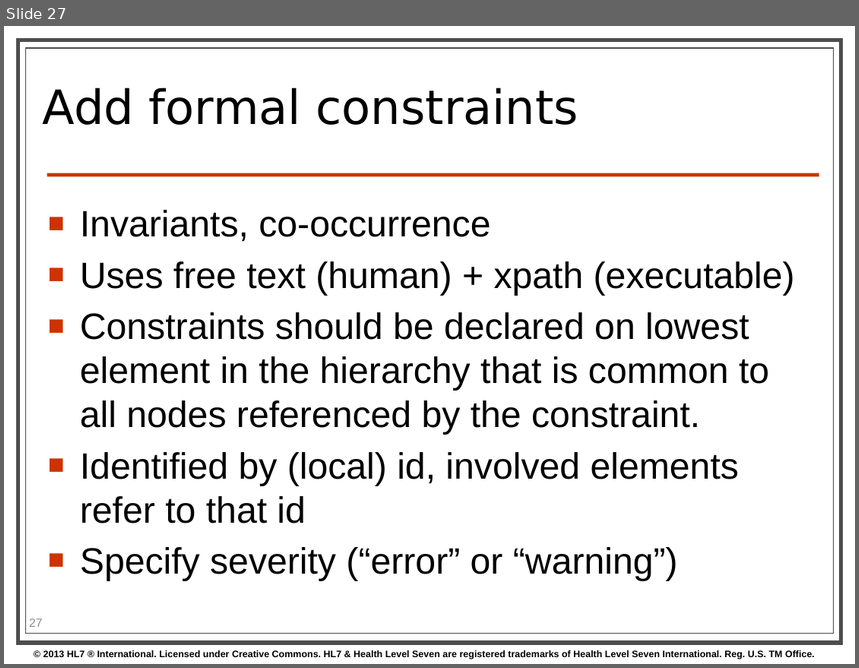
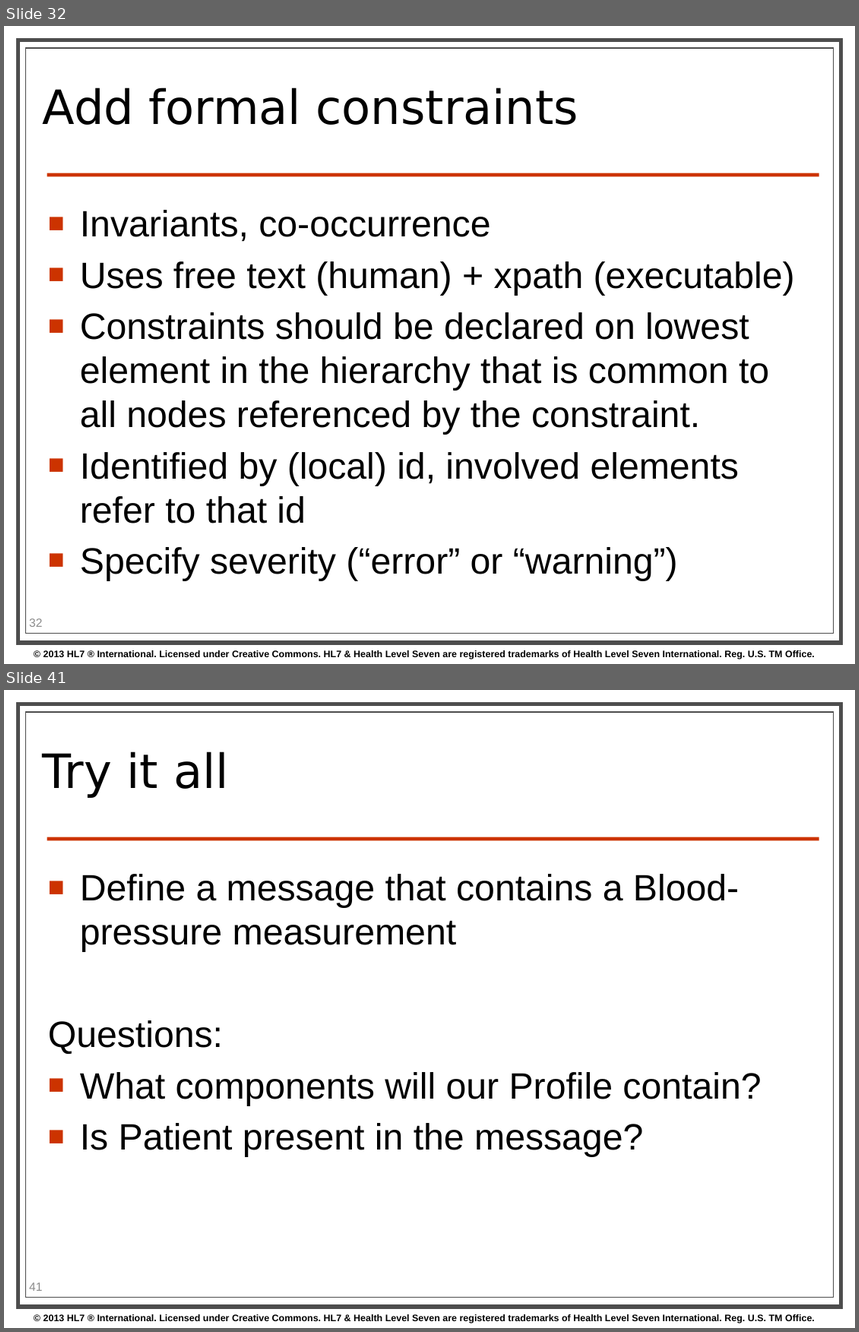
Before and after one commit to kevinpeterson/fhir, a slide deck: presentations/2014-01 Tutorials/201401 - San Antonio - Profiling FHIR.pptx. Shown one above the other, each under a label of ours: slide 27 before the commit, slides 32 and 41 after it; the slides between them are not shown. The pictures are 859x668 and 859x1332 pixels, drawn with LibreOffice and Linux fonts; fonts in the diff are those of the drawing; background and template pictures are left out. Boxes give left, top, right and bottom in pixels: in the first picture for what was removed or moved away, otherwise in the second. Text is boxed around its words. In the diff, an @@ line names an element or a change of style, - is before the commit and + after.

```diff
--- a/presentations/2014-01 Tutorials/201401 - San Antonio - Profiling FHIR.pptx
+++ b/presentations/2014-01 Tutorials/201401 - San Antonio - Profiling FHIR.pptx
@@ slide 41 added at (x1=4, y1=690, x2=855, y2=1328), background #FFFFFF; not listed: 4 template elements that a slide beside it also shows @@
@@ title added at (x1=43, y1=752, x2=229, y2=798), 40 pt, text #000000 @@
+Try it all
@@ text added at (x1=48, y1=874, x2=761, y2=1157), 31 pt, text #000000 @@
+■ Define a message that contains a Blood-pressure measurement
+Questions:
+■ What components will our Profile contain?
+■ Is Patient present in the message?
@@ page number added at (x1=29, y1=1283, x2=42, y2=1291), 10 pt, text #8C8C8C @@
+41
@@ what was slide 27 is now slide 32 @@
@@ page number at (x1=29, y1=619, x2=42, y2=627): text changed @@
-27
+32
```
Also in this commit, not shown: 5 slides changed, 10 other slides added, 2 slides removed.
